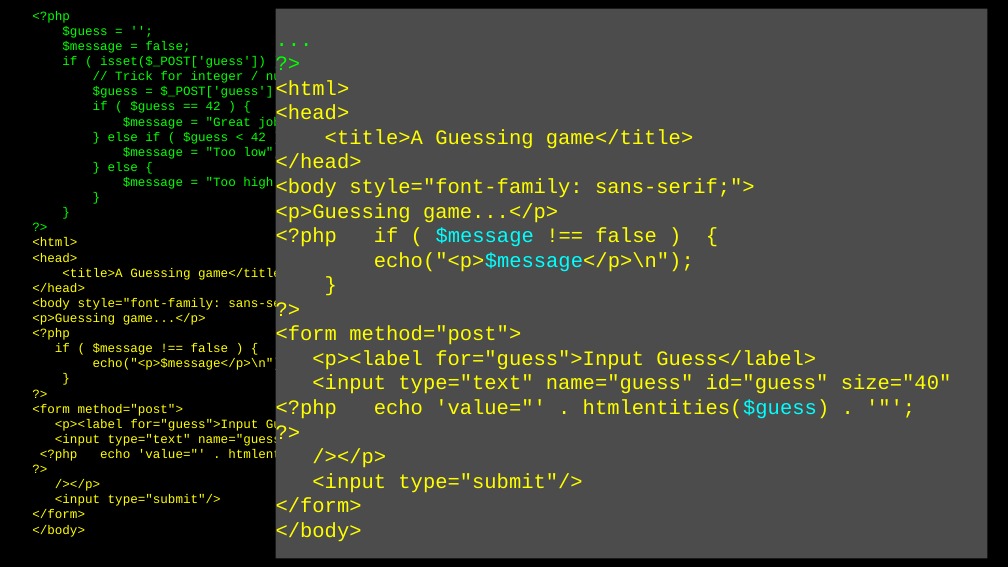
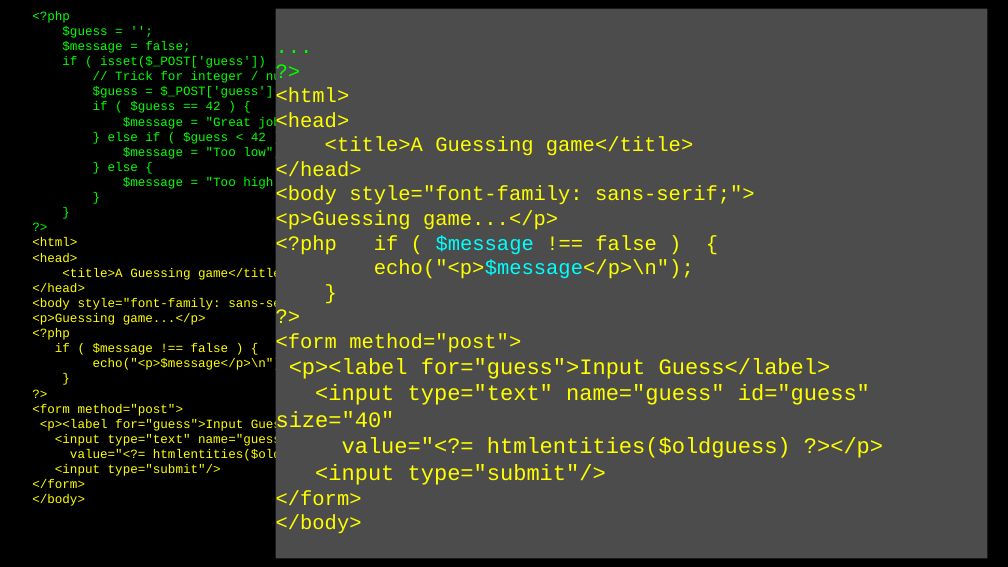
Before and after one commit to csev/wa4e, a slide deck: slide 20 of lectures/PHP-06-Forms.ppt. Drawn at 1008x567 pixels with LibreOffice and Linux fonts; fonts in the diff are those of the drawing. Boxes give left, top, right and bottom in pixels: in the first picture for what was removed or moved away, otherwise in the second. Text is boxed around its words. In the diff, an @@ line names an element or a change of style, - is before the commit and + after.

```diff
--- a/lectures/PHP-06-Forms.ppt
+++ b/lectures/PHP-06-Forms.ppt
@@ text in rectangle at (289, 358, 831, 485): size 26 to 28 pt in "<p><label for="guess">Input Guess</label>", "<input type="submit"/>" @@
@@ text in rectangle at (276, 385, 883, 458): text changed; size 26 to 28 pt @@
-<input type="text" name="guess" id="guess" size="40" <?php echo 'value="' . htmlentities($guess) . '"';
-?>
-/></p>
+<input type="text" name="guess" id="guess" size="40"
+value="<?= htmlentities($oldguess) ?></p>
@@ text at (70, 449, 379, 462): text changed @@
-<?php echo 'value="' . htmlentities($guess) . '"';
-?>
-/></p>
+value="<?= htmlentities($oldguess) ?></p>
```
Also in this commit, not shown: 8 other slides changed, 7 other files.
